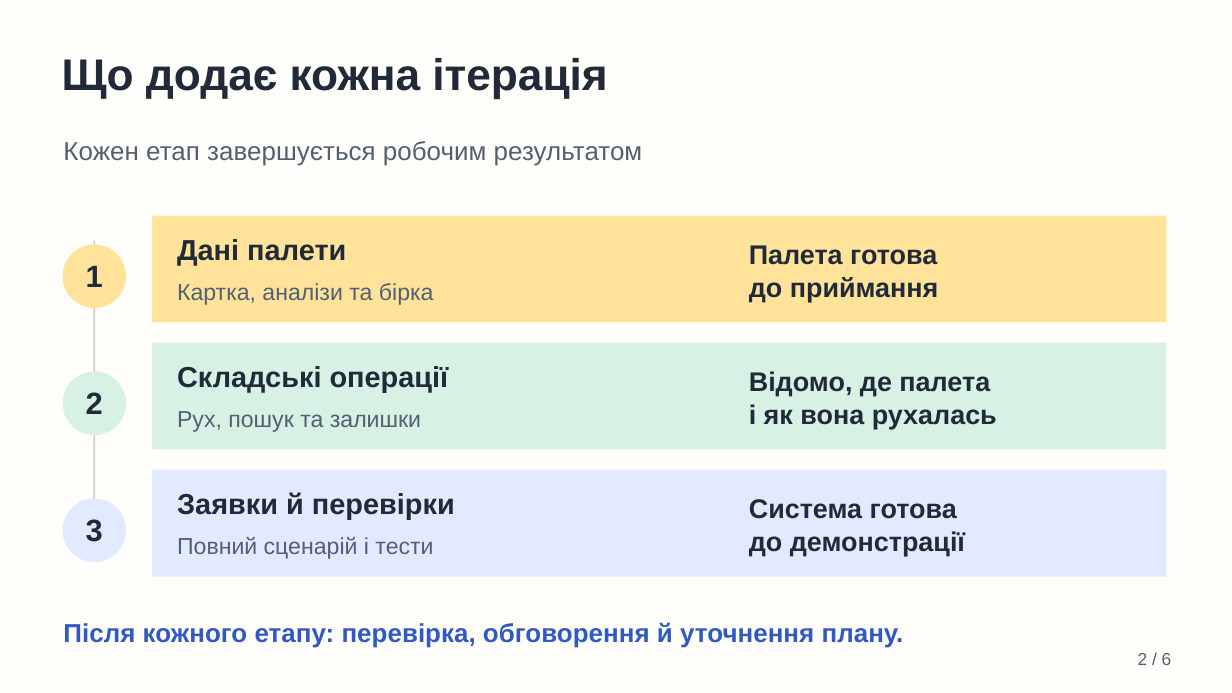
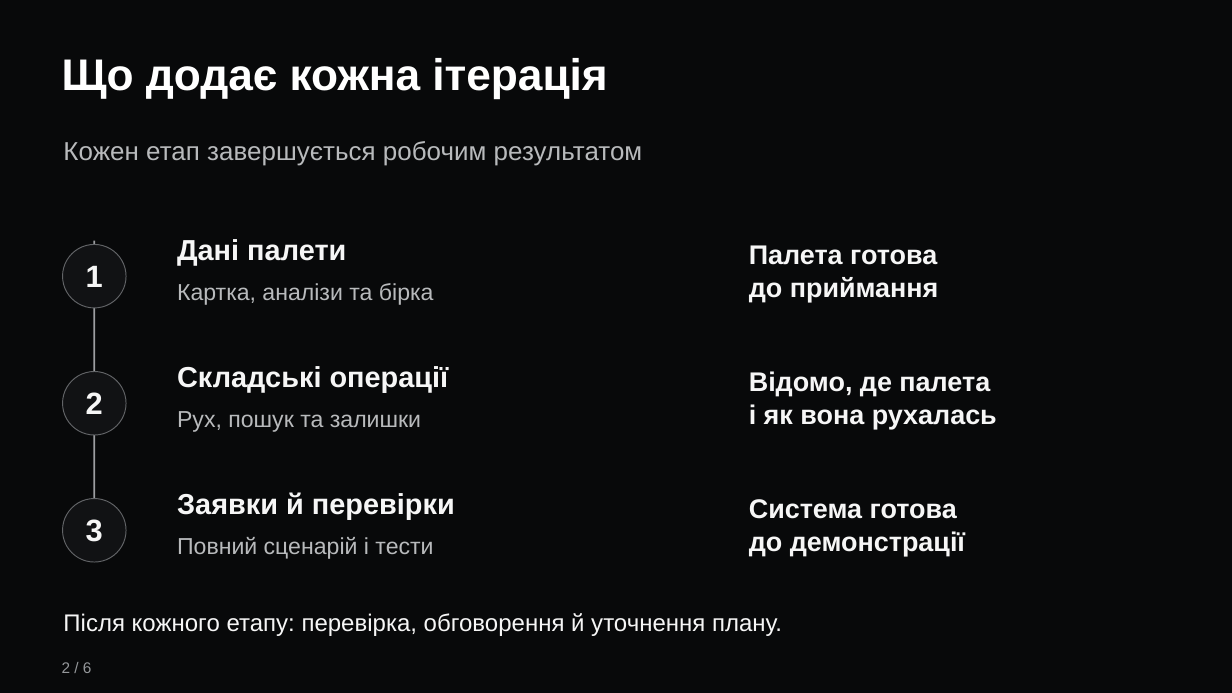
Before and after one commit to olehabram/pallet-warehouse, a slide deck: slide 2 of docs/Iterations_Discussion.pptx. Drawn at 1232x693 pixels with LibreOffice and Linux fonts; fonts in the diff are those of the drawing; background and template pictures are left out. Boxes give left, top, right and bottom in pixels: in the first picture for what was removed or moved away, otherwise in the second. Text is boxed around its words. In the diff, an @@ line names an element or a change of style, - is before the commit and + after.

Commit message:
Оновлено оформлення презентації до лекції 4
Чорний монохромний стиль, редаговані текст і схеми. На титульному слайді міністерство, університет і тема по центру, без плану ітерацій. Зміст шести слайдів збережено.

```diff
--- a/docs/Iterations_Discussion.pptx
+++ b/docs/Iterations_Discussion.pptx
@@ background #FFFEFA to picture (left out) @@
@@ text "Що додає кожна ітерація" at bbox=[62, 58, 607, 98]: text colour #202A38 to #FFFFFF @@
@@ rectangle removed at bbox=[152, 215, 1167, 323] @@
@@ ellipse at bbox=[63, 245, 127, 309]: fill #FFE39A to #111214; outline none to #626467 0.75 pt @@
@@ rectangle at bbox=[93, 240, 95, 522]: fill #CAD0D7 to #9C9EA1 @@
@@ rectangle removed at bbox=[152, 343, 1167, 450] @@
@@ ellipse at bbox=[63, 372, 127, 435]: fill #D7F1E4 to #111214; outline none to #626467 0.75 pt @@
@@ rectangle removed at bbox=[152, 470, 1167, 577] @@
@@ ellipse at bbox=[63, 499, 127, 563]: fill #E1EAFF to #111214; outline none to #626467 0.75 pt @@
@@ text colour #202A38 to #F6F6F6 in 9 elements at bbox=[86, 265, 103, 287], bbox=[177, 239, 346, 266], bbox=[749, 245, 939, 302], bbox=[86, 392, 103, 414], bbox=[177, 366, 449, 393], bbox=[749, 371, 997, 429], bbox=[86, 519, 103, 542], bbox=[177, 492, 455, 520], bbox=[749, 499, 965, 556] @@
@@ text colour #546071 to #B8BABC in 4 elements at bbox=[63, 141, 643, 166], bbox=[177, 283, 434, 305], bbox=[177, 411, 421, 432], bbox=[177, 537, 433, 559] @@
@@ text "Після кожного етапу: перевірка, обговорення ...": place and size @@
-text "Після кожного етапу: перевірка, обговорення ..." at bbox=[63, 622, 904, 648]
+text "Після кожного етапу: перевірка, обговорення ..." at bbox=[63, 613, 782, 636]
@@ text "Після кожного етапу: перевірка, обговорення ..." at bbox=[63, 613, 782, 636]: size 20.2 to 18.8 pt, text colour #305AC2 to #F6F6F6, bold off @@
@@ text "2 / 6": place and size @@
-text "2 / 6" at bbox=[1138, 653, 1172, 665]
+text "2 / 6" at bbox=[62, 662, 92, 673]
@@ text "2 / 6" at bbox=[62, 662, 92, 673]: size 13.5 to 12 pt, text colour #546071 to #95989B; alignment right to left @@
```
Also in this commit, not shown: 5 other slides changed.
